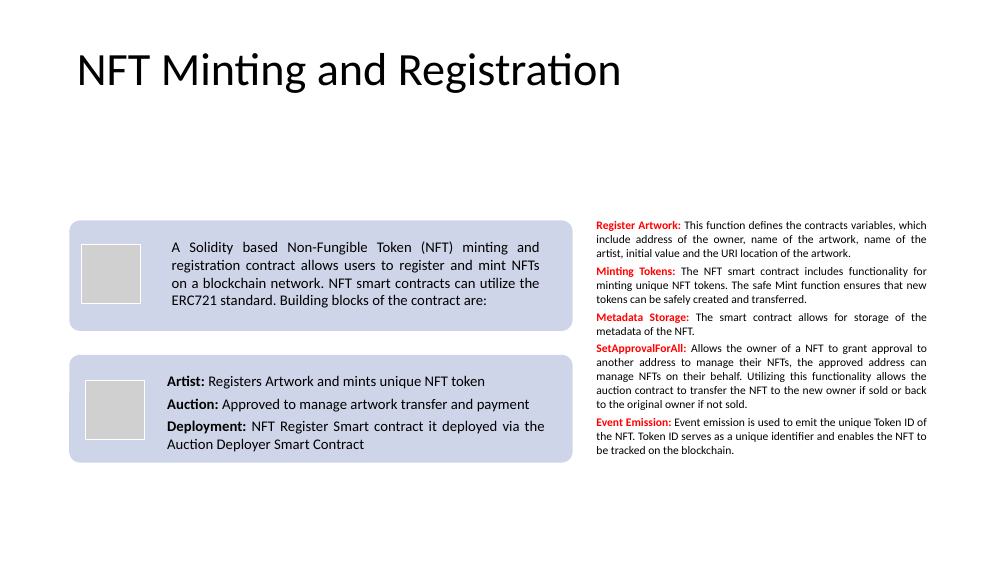
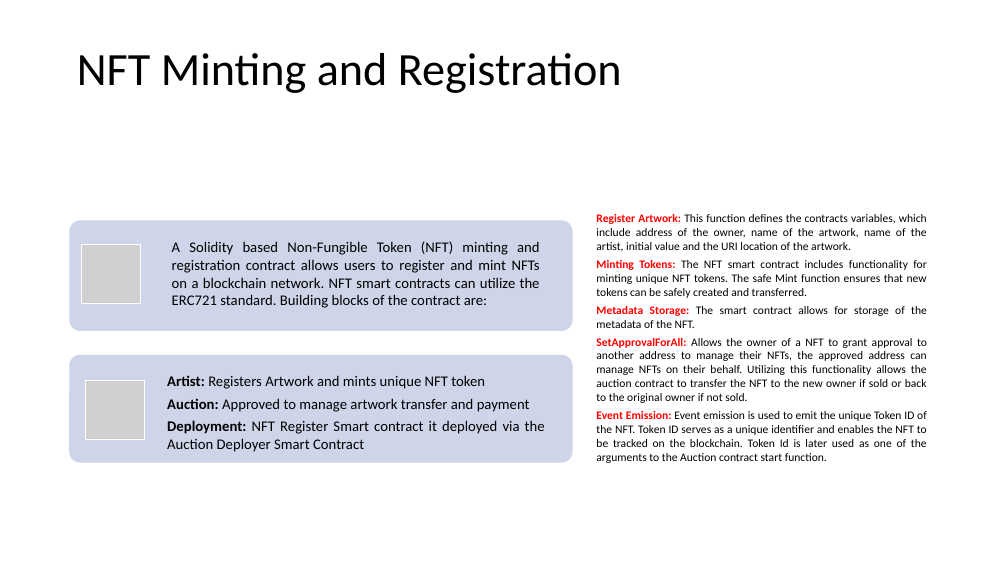
Before and after one commit to BorisDudkin/FinTech_Project_3_Digital_Art, a slide deck: slide 2 of Digital Art Solutions.pptx. Drawn at 1008x567 pixels with LibreOffice and Linux fonts; fonts in the diff are those of the drawing; grey boxes stand for pictures. Boxes give left, top, right and bottom in pixels: in the first picture for what was removed or moved away, otherwise in the second. Text is boxed around its words. In the diff, an @@ line names an element or a change of style, - is before the commit and + after.

Commit message:
python/streamlit slide added

```diff
--- a/Digital Art Solutions.pptx
+++ b/Digital Art Solutions.pptx
@@ text at bbox=[596, 411, 927, 463]: text changed @@
-Event Emission: Event emission is used to emit the unique Token ID of the NFT. Token ID serves as a unique identifier and enables the NFT to be tracked on the blockchain.
+Event Emission: Event emission is used to emit the unique Token ID of the NFT. Token ID serves as a unique identifier and enables the NFT to be tracked on the blockchain. Token Id is later used as one of the arguments to the Auction contract start function.
```
Also in this commit, not shown: 1 slide added.
